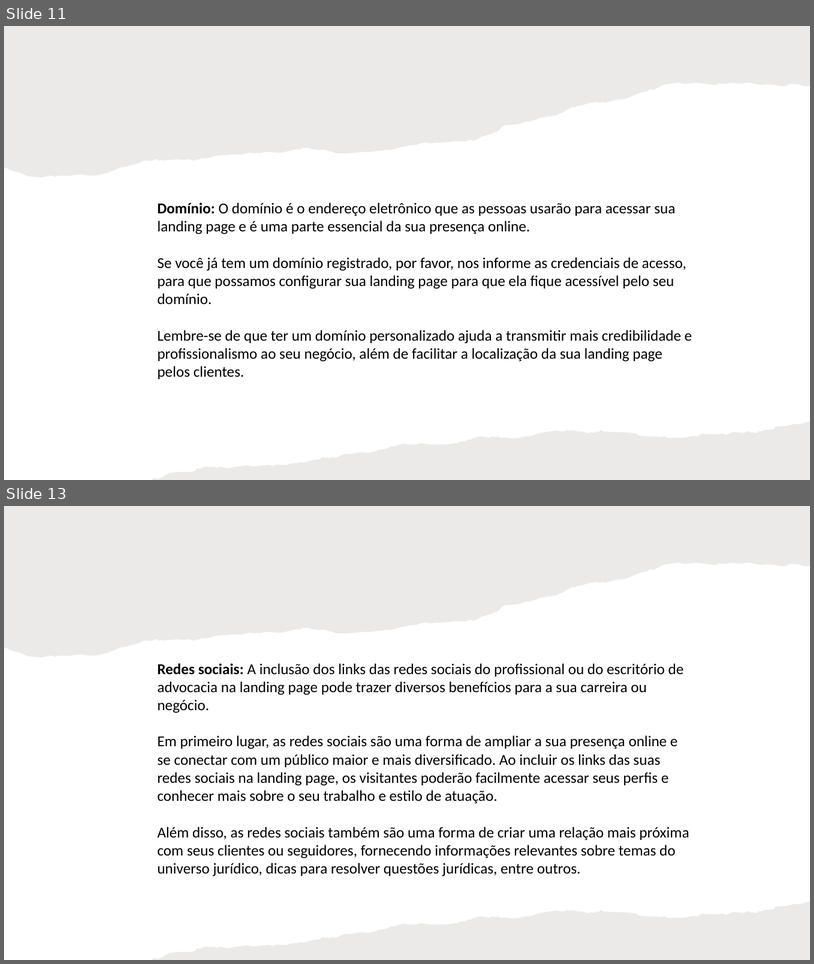
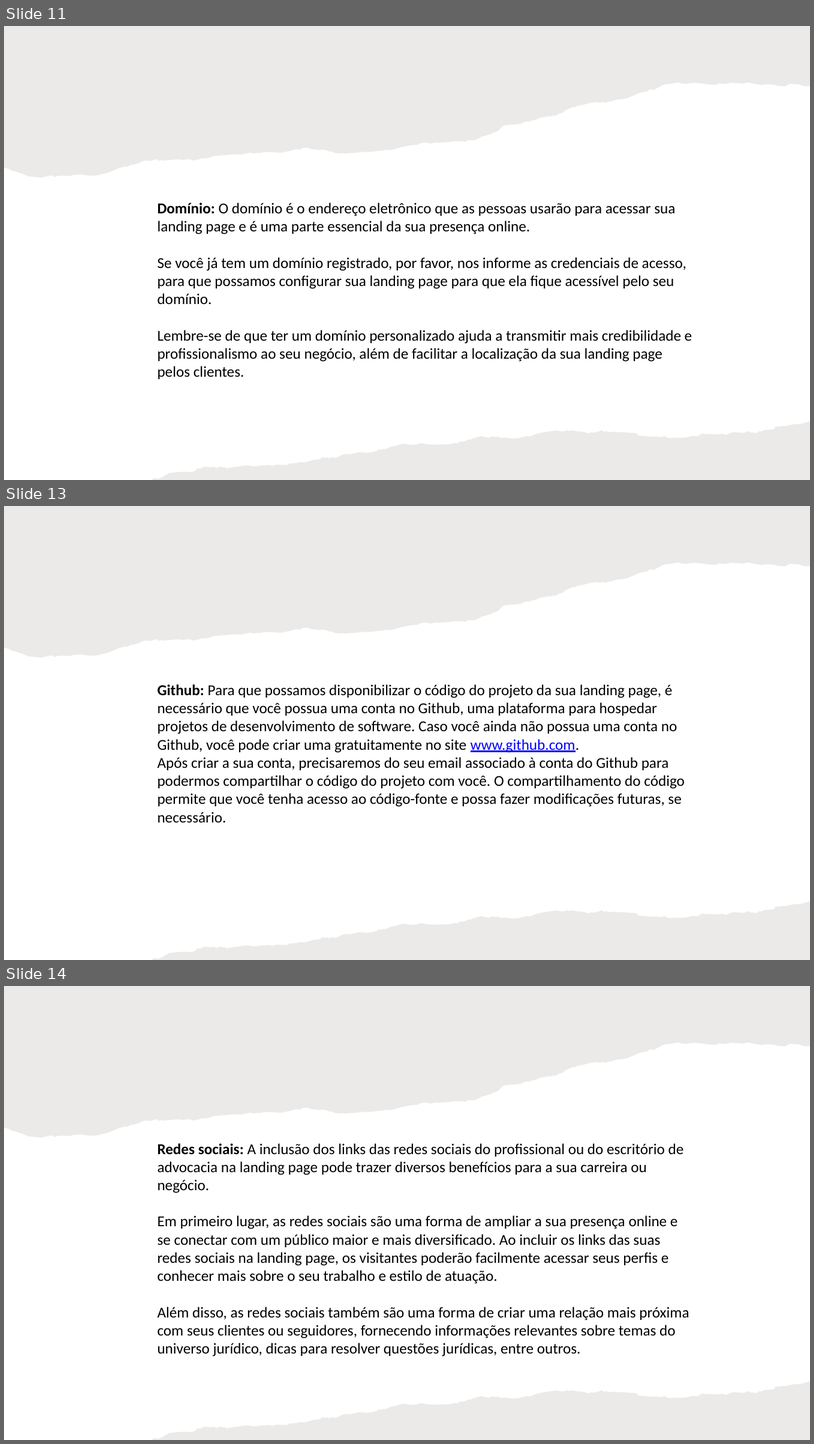
Before and after one commit to slesbel/Design-Studio, a slide deck: lawyer/guia_para_advogados.pptx. Shown one above the other, each under a label of ours: slides 11 and 13 before the commit, slides 11, 13 and 14 after it; the slides between them are not shown. The pictures are 814x964 and 814x1444 pixels, drawn with LibreOffice and Linux fonts; fonts in the diff are those of the drawing. Boxes give left, top, right and bottom in pixels: in the first picture for what was removed or moved away, otherwise in the second. Text is boxed around its words. In the diff, an @@ line names an element or a change of style, - is before the commit and + after.

```diff
--- a/lawyer/guia_para_advogados.pptx
+++ b/lawyer/guia_para_advogados.pptx
@@ slide 13 added at (x1=4, y1=506, x2=810, y2=960), background #FFFFFF; not listed: 1 template element that a slide beside it also shows @@
@@ rectangle added at (x1=4, y1=506, x2=810, y2=960), fill #FFFFFF @@
@@ freeform shape added at (x1=4, y1=506, x2=810, y2=658), fill #82766A at 15% opacity @@
@@ text added at (x1=158, y1=684, x2=685, y2=823), 18 pt, text #000000 @@
+Github: Para que possamos disponibilizar o código do projeto da sua landing page, é necessário que você possua uma conta no Github, uma plataforma para hospedar projetos de desenvolvimento de software. Caso você ainda não possua uma conta no Github, você pode criar uma gratuitamente no site www.github.com.
+Após criar a sua conta, precisaremos do seu email associado à conta do Github para podermos compartilhar o código do projeto com você. O compartilhamento do código permite que você tenha acesso ao código-fonte e possa fazer modificações futuras, se necessário.
@@ freeform shape added at (x1=151, y1=901, x2=810, y2=960), fill #82766A at 15% opacity @@
@@ what was slide 13 is now slide 14 @@
```
Also in this commit, not shown: 1 slide changed, 2 other files.
